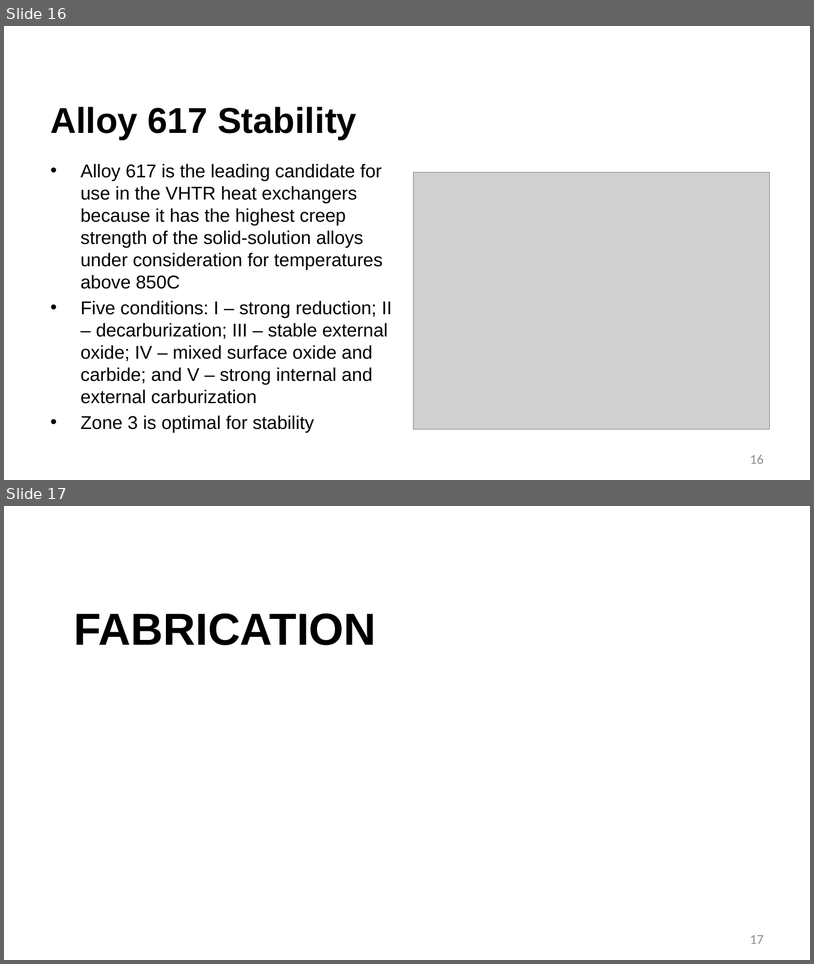
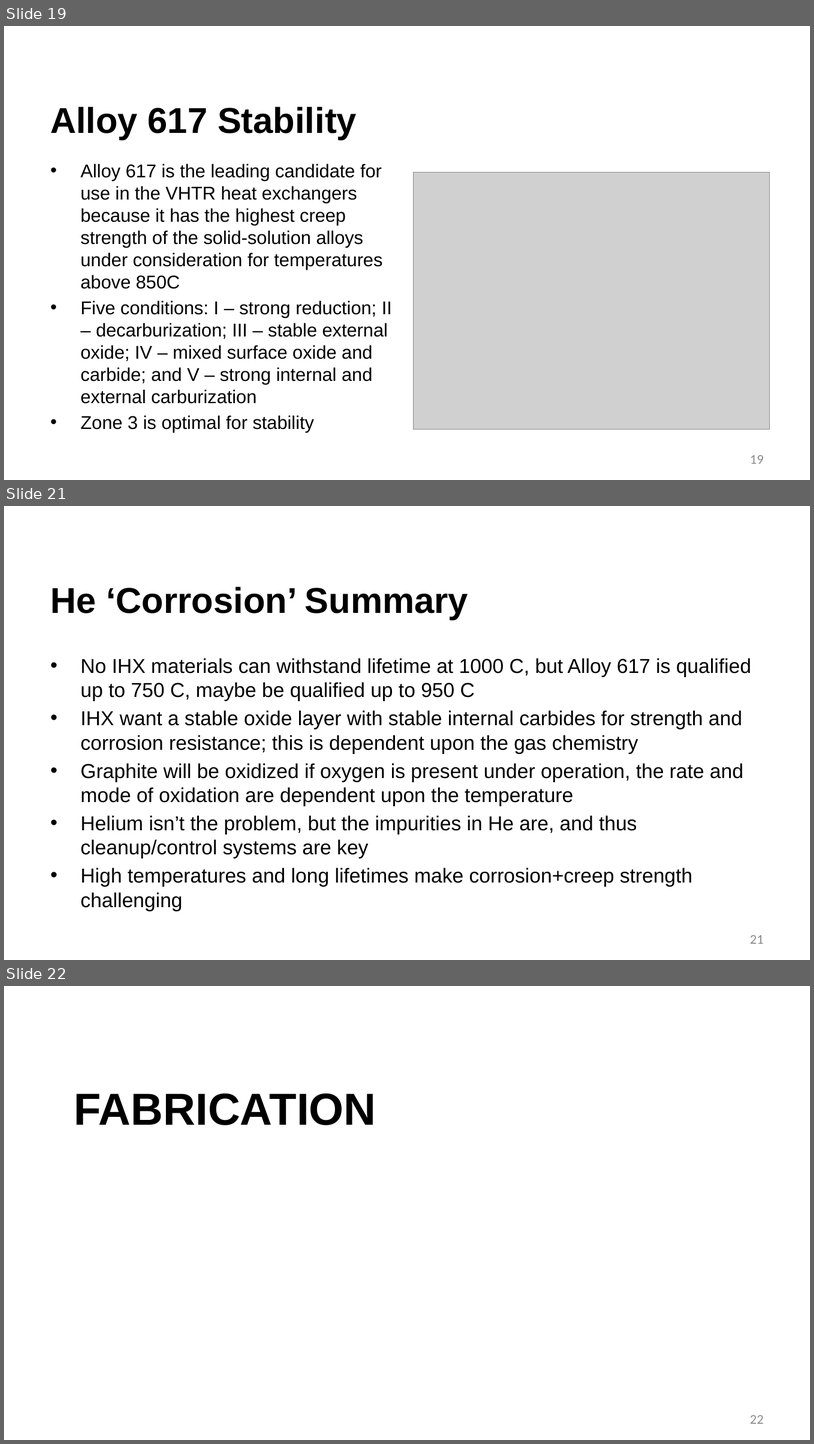
Before and after one commit to benbeeler/TEACHING, a slide deck: Advanced Reactor Materials/Fall2026/Lec6_TRISO.pptx. Shown one above the other, each under a label of ours: slides 16 and 17 before the commit, slides 19, 21 and 22 after it; the slides between them are not shown. The pictures are 814x964 and 814x1444 pixels, drawn with LibreOffice and Linux fonts; fonts in the diff are those of the drawing; grey boxes stand for pictures; background and template pictures are left out. Boxes give left, top, right and bottom in pixels: in the first picture for what was removed or moved away, otherwise in the second. Text is boxed around its words. In the diff, an @@ line names an element or a change of style, - is before the commit and + after.

```diff
--- a/Advanced Reactor Materials/Fall2026/Lec6_TRISO.pptx
+++ b/Advanced Reactor Materials/Fall2026/Lec6_TRISO.pptx
@@ slide 21 added at <box>4,506,810,960</box>, background #FFFFFF @@
@@ title added at <box>50,586,468,619</box>, 42.7 pt, text #000000, bold @@
+He ‘Corrosion’ Summary
@@ text added at <box>81,658,752,911</box>, 24 pt, text #000000 @@
+• No IHX materials can withstand lifetime at 1000 C, but Alloy 617 is qualified up to 750 C, maybe be qualified up to 950 C
+• IHX want a stable oxide layer with stable internal carbides for strength and corrosion resistance; this is dependent upon the gas chemistry
+• Graphite will be oxidized if oxygen is present under operation, the rate and mode of oxidation are dependent upon the temperature
+• Helium isn’t the problem, but the impurities in He are, and thus cleanup/control systems are key
+• High temperatures and long lifetimes make corrosion+creep strength challenging
@@ page number added at <box>750,934,764,943</box>, 16 pt, text #8C8C8C @@
+21
@@ what was slide 16 is now slide 19 @@
@@ page number at <box>750,454,764,463</box>: text changed @@
-16
+19
@@ what was slide 17 is now slide 22 @@
@@ page number at <box>750,1414,764,1423</box>: text changed @@
-17
+22
```
Also in this commit, not shown: 16 slides changed, 4 other slides added, 13 slides removed, 4 other files.
